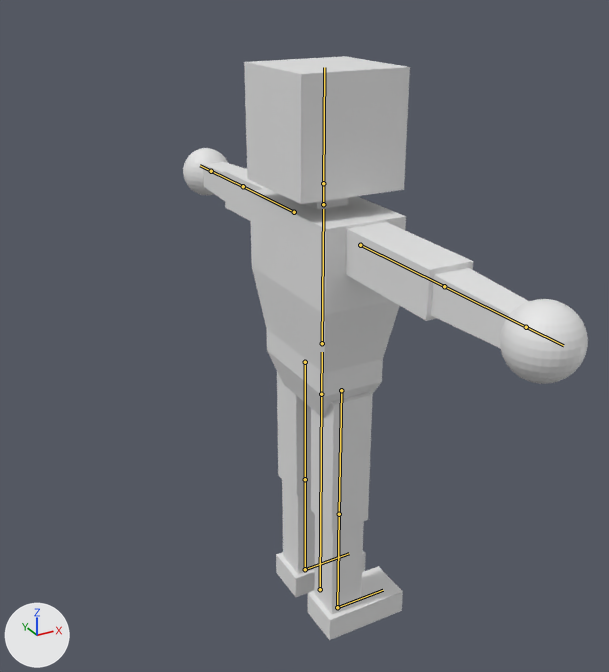
The FBX model UntitledSkiGame/Assets/ProjectAssets/Art/Models/playermodel.fbx: old version first, new version second.
Camera for both pictures: a 50 mm lens placed at (-0.733, -1.262, 1.235), pointed at (-0.009, 0.053, 0.578). Lighting does not change. The marker at lower left points along +X, +Y and +Z. The first picture is the older version. The bones that change, and the others that lie on the model, are drawn over the model as lines.
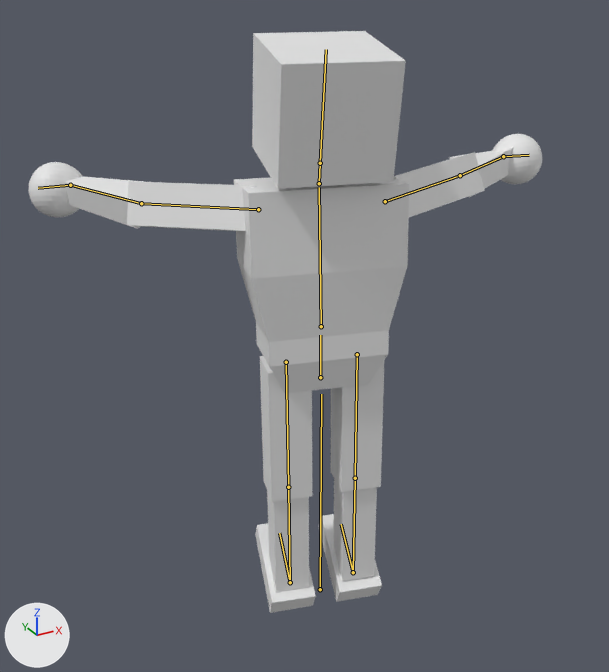
The newer file adds an action. The first version stands in its rest pose; the second is drawn at frame 9 of the action 'Armature|SpinLeft'.

Boxes (x1, y1, x2, y2) around the edits, measured in the pictures (609 x 672 px):
'Cube', posed (27% wider)
    before: (183, 56, 588, 640)
    after: (29, 31, 542, 613)
bone 'pelvis', root to tip
    before: (321, 394) to (322, 352)
    after: (320, 377) to (320, 335)
bone 'torso', root to tip
    before: (322, 343) to (323, 209)
    after: (321, 326) to (319, 187)
bone 'neck', root to tip
    before: (323, 204) to (323, 183)
    after: (319, 183) to (320, 163)
bone 'LArm', root to tip
    before: (294, 212) to (243, 186)
    after: (258, 209) to (141, 203)
bone 'LForearm', root to tip
    before: (243, 186) to (211, 171)
    after: (141, 203) to (70, 185)
bone 'LHannd', root to tip
    before: (211, 171) to (200, 165)
    after: (70, 185) to (38, 188)
bone 'RArm', root to tip
    before: (360, 245) to (444, 286)
    after: (385, 201) to (460, 175)
bone 'RForearm', root to tip
    before: (444, 286) to (526, 327)
    after: (460, 175) to (503, 156)
bone 'RHand', root to tip
    before: (526, 327) to (563, 345)
    after: (503, 156) to (529, 155)
bone 'RLeg', root to tip
    before: (341, 390) to (339, 514)
    after: (357, 354) to (355, 478)
bone 'RFoot', root to tip
    before: (337, 607) to (383, 590)
    after: (353, 572) to (341, 524)
bone 'LLeg', root to tip
    before: (305, 362) to (305, 479)
    after: (286, 362) to (288, 487)
bone 'LFoot', root to tip
    before: (305, 569) to (349, 553)
    after: (290, 582) to (279, 533)

The change in detail:
Bone 'root' (bone_root) turns from (0, 0, 0) to (0, 75, 0) degrees about its own x, y and z.
Bone 'pelvis' (bone_pelvis) moves from (0.0, 0.0, 0.0) to (0.07, 0.33, -0.01).
Bone 'torso' (bone_torso) turns from (0, 0, 0) to (0, 0, -5) degrees about its own x, y and z.
Bone 'neck' (bone_neck) turns from (0, 0, 0) to (0, 0, 14) degrees about its own x, y and z.
Bone 'LArm' (bone_larm) turns from (0, 0, 0) to (1, 14, -30) degrees about its own x, y and z.
Bone 'LForearm' (bone_lforearm) turns from (0, 0, 0) to (12, -34, -17) degrees about its own x, y and z.
Bone 'LHannd' (bone_lhannd) turns from (0, 0, 0) to (-4, 35, 22) degrees about its own x, y and z.
Bone 'RArm' (bone_rarm) turns from (0, 0, 0) to (5, -17, 28) degrees about its own x, y and z.
Bone 'RForearm' (bone_rforearm) turns from (0, 0, 0) to (3, 33, 5) degrees about its own x, y and z.
Bone 'RHand' (bone_rhand) turns from (0, 0, 0) to (-1, -34, -25) degrees about its own x, y and z.
Bone 'RLeg' (bone_rleg) turns from (0, 0, 0) to (2, 0, 0) degrees about its own x, y and z.
Bone 'RFoot' (bone_rfoot) turns from (0, 0, 0) to (-30, 0, 0) degrees about its own x, y and z.
Bone 'LLeg' (bone_lleg) turns from (0, 0, 0) to (2, 0, 0) degrees about its own x, y and z.
Bone 'LFoot' (bone_lfoot) turns from (0, 0, 0) to (-30, 0, 0) degrees about its own x, y and z.
